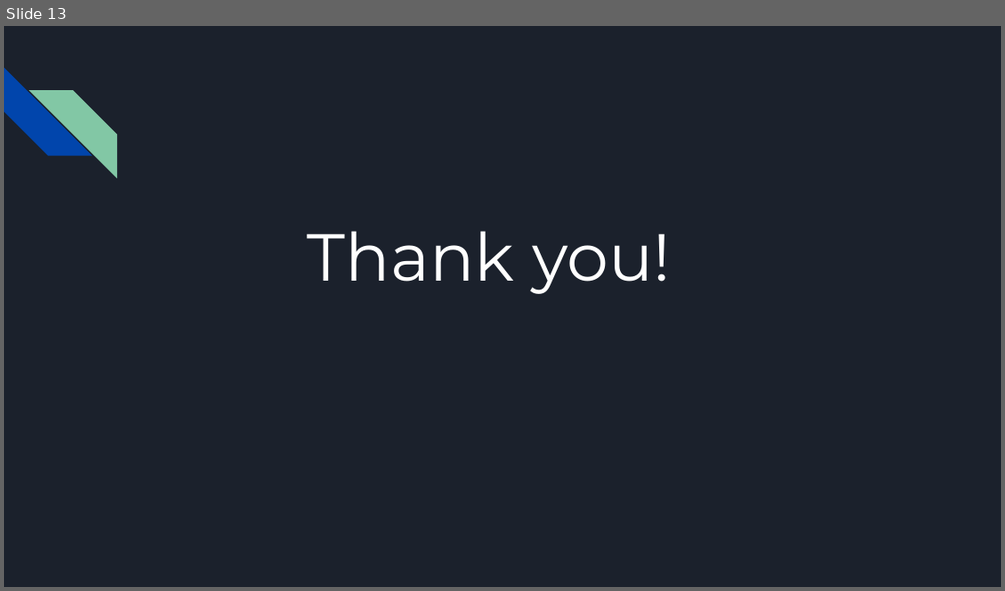
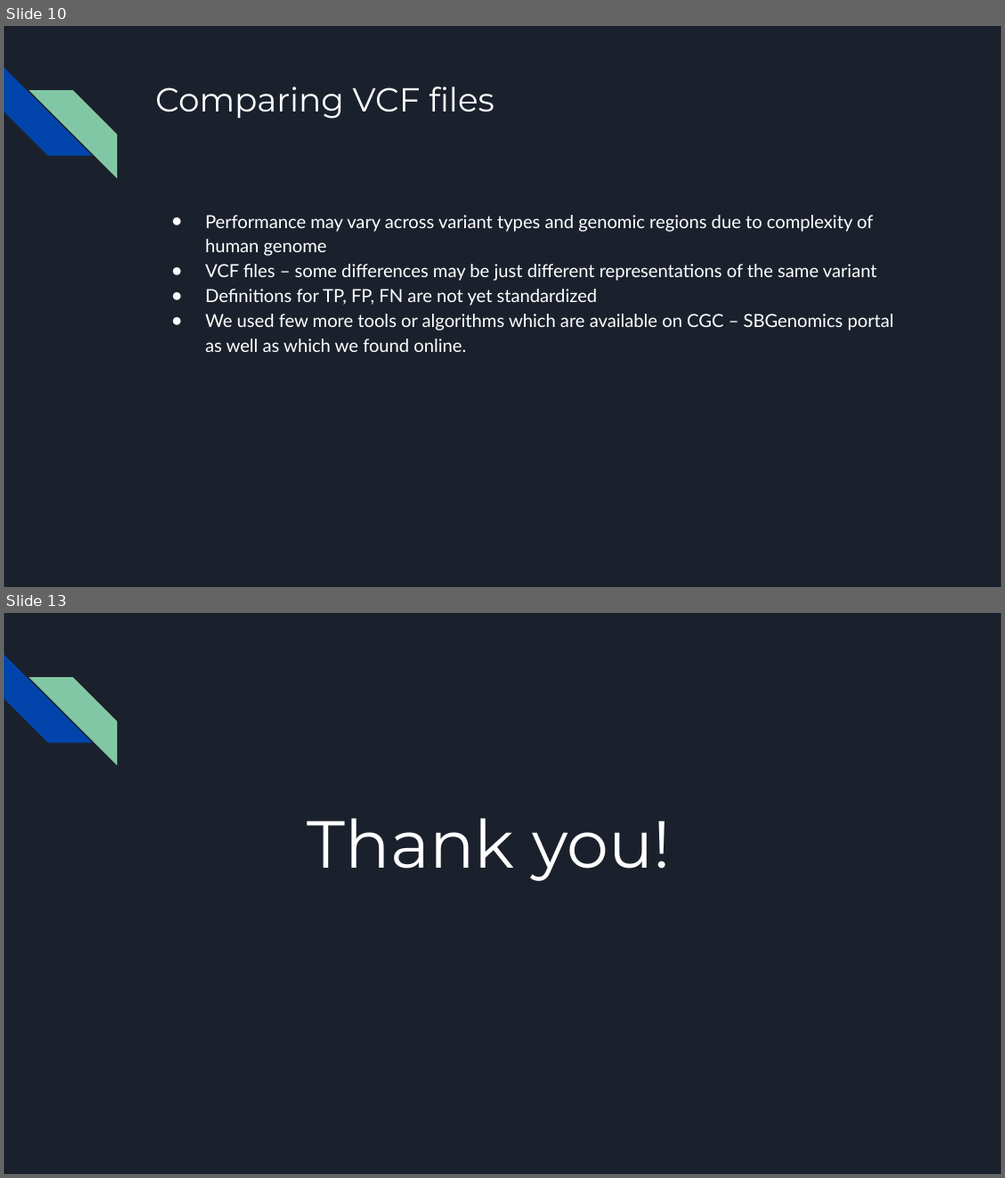
Before and after one commit to github-storage/Genome_Informatics_project, a slide deck: VCF comparasion.pptx. Shown one above the other, each under a label of ours: slide 13 before the commit, slides 10 and 13 after it; the slides between them are not shown. The pictures are 1005x591 and 1005x1178 pixels, drawn with LibreOffice and Linux fonts; fonts in the diff are those of the drawing. Boxes give left, top, right and bottom in pixels: in the first picture for what was removed or moved away, otherwise in the second. Text is boxed around its words. In the diff, an @@ line names an element or a change of style, - is before the commit and + after.

```diff
--- a/VCF comparasion.pptx
+++ b/VCF comparasion.pptx
@@ slide 10 added at box(4, 26, 1001, 587), background #1B212C; not listed: 2 template elements that a slide beside it also shows @@
@@ title added at box(155, 87, 494, 119), 24 pt, text #FFFFFF @@
+Comparing VCF files
@@ text added at box(205, 215, 894, 352), 13 pt, text #FFFFFF @@
+● Performance may vary across variant types and genomic regions due to complexity of human genome
+● VCF files – some differences may be just different representations of the same variant
+● Definitions for TP, FP, FN are not yet standardized
+● We used few more tools or algorithms which are available on CGC – SBGenomics portal as well as which we found online.
```
Also in this commit, not shown: 3 slides changed, 1 slide removed.
